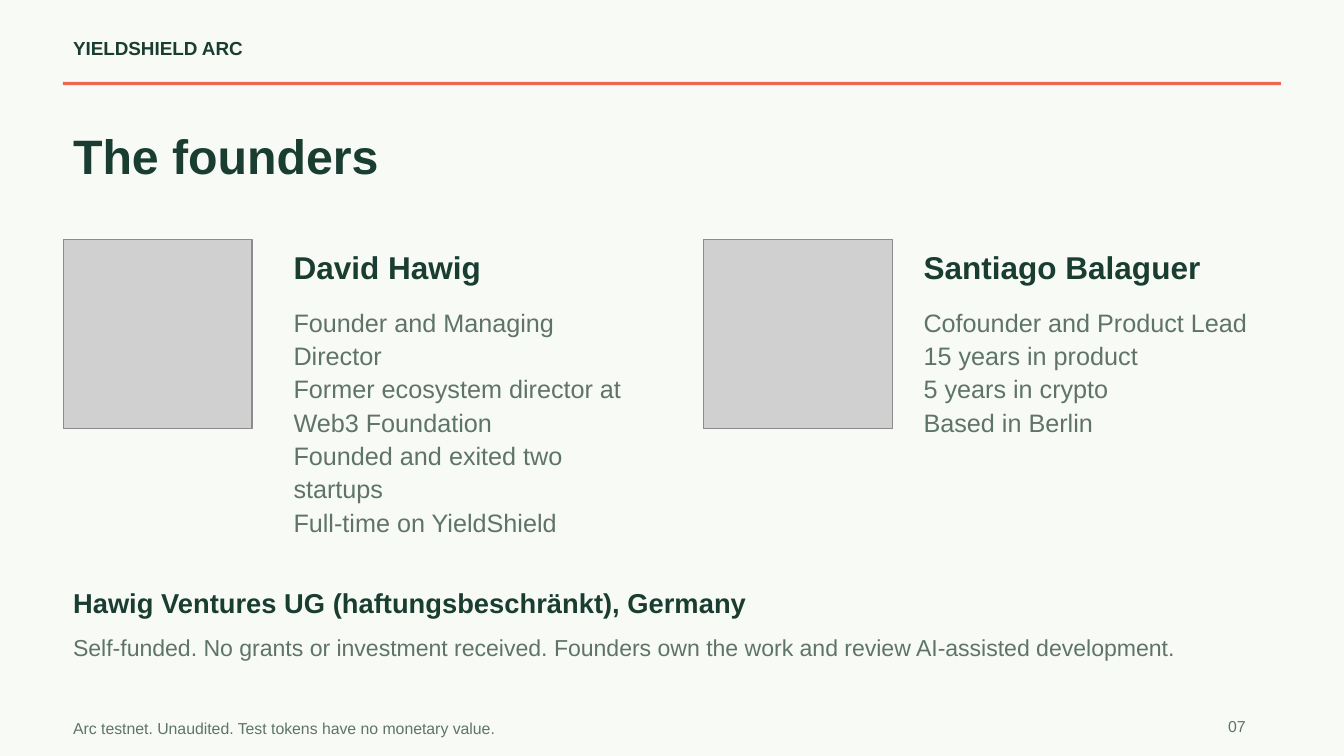
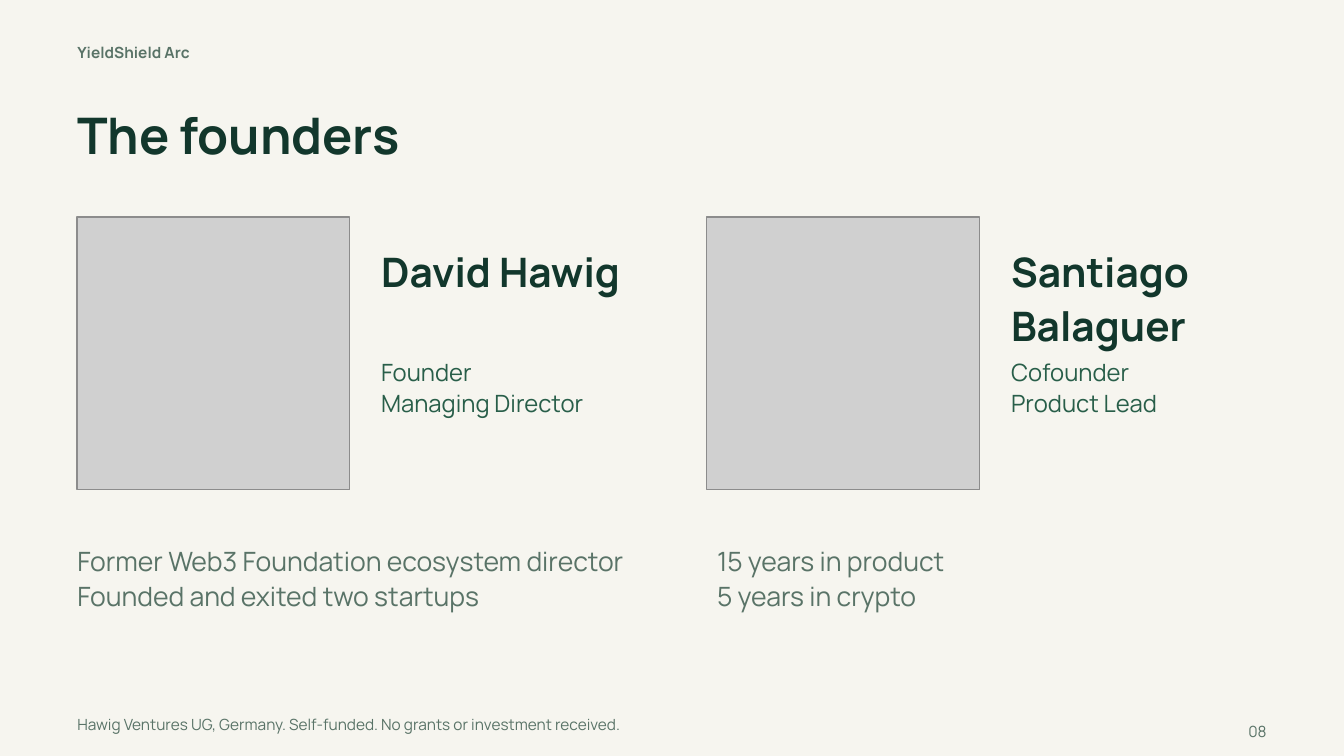
Before and after one commit to YieldShield/yieldshield-arc, a slide deck: slide 8 of docs/grants/deck/YieldShield-Arc-grant-deck.pptx (slide 7 before the commit). Drawn at 1344x756 pixels with LibreOffice and Linux fonts; fonts in the diff are those of the drawing; grey boxes stand for pictures. Boxes give left, top, right and bottom in pixels: in the first picture for what was removed or moved away, otherwise in the second. Text is boxed around its words. In the diff, an @@ line names an element or a change of style, - is before the commit and + after.

```diff
--- a/docs/grants/deck/YieldShield-Arc-grant-deck.pptx
+++ b/docs/grants/deck/YieldShield-Arc-grant-deck.pptx
@@ background #F8FAF6 to #F6F5EF @@
@@ text at (x1=77, y1=46, x2=189, y2=58): text changed; size 13.5 to 11 pt; font Arial to Manrope; text colour #193D31 to #597367 @@
-YIELDSHIELD ARC
+YieldShield Arc
@@ rectangle removed at (x1=63, y1=82, x2=1280, y2=85) @@
@@ text "The founders" moved from (x1=73, y1=139, x2=378, y2=175) to (x1=77, y1=117, x2=400, y2=155) @@
@@ text "The founders" at (x1=77, y1=117, x2=400, y2=155): size 34.5 to 36 pt, font Arial to Manrope, text colour #193D31 to #12372C @@
@@ picture resized from (x1=63, y1=240, x2=252, y2=430) to (x1=77, y1=217, x2=350, y2=490) @@
@@ text "David Hawig" moved from (x1=294, y1=256, x2=481, y2=285) to (x1=381, y1=257, x2=620, y2=298) @@
@@ text "David Hawig" at (x1=381, y1=257, x2=620, y2=298): size 22.5 to 29 pt, font Arial to Manrope, text colour #193D31 to #12372C @@
@@ picture resized from (x1=704, y1=240, x2=893, y2=430) to (x1=707, y1=217, x2=980, y2=490) @@
@@ text at (x1=1011, y1=257, x2=1189, y2=352): text changed; size 22.5 to 29 pt; font Arial to Manrope; text colour #193D31 to #12372C @@
-Santiago Balaguer
+Santiago
+Balaguer
@@ text removed at (x1=294, y1=314, x2=621, y2=532) @@
-Founder and Managing Director
-Former ecosystem director at Web3 Foundation
-Founded and exited two startups
-Full-time on YieldShield
@@ text at (x1=924, y1=314, x2=1247, y2=332): paragraph removed @@
-Cofounder and Product Lead
@@ text added at (x1=381, y1=364, x2=583, y2=418), 17 pt, text #285E49 @@
+Founder
+Managing Director
@@ text added at (x1=1011, y1=363, x2=1157, y2=413), 17 pt, text #285E49 @@
+Cofounder
+Product Lead
@@ text at (x1=924, y1=414, x2=1093, y2=432): paragraph removed @@
-Based in Berlin
@@ text "15 years in product" moved from (x1=924, y1=314, x2=1247, y2=432) to (x1=717, y1=551, x2=944, y2=613) @@
@@ text "15 years in product" at (x1=717, y1=551, x2=944, y2=613): size 18 to 19 pt, font Arial to Manrope, text colour #5F7468 to #597367 @@
@@ text added at (x1=77, y1=551, x2=624, y2=613), 19 pt, text #597367 @@
+Former Web3 Foundation ecosystem director
+Founded and exited two startups
@@ text removed at (x1=73, y1=593, x2=746, y2=617) @@
-Hawig Ventures UG (haftungsbeschränkt), Germany
@@ text at (x1=77, y1=718, x2=620, y2=734): text changed; size 16.5 to 11 pt; font Arial to Manrope; text colour #5F7468 to #597367 @@
-Self-funded. No grants or investment received. Founders own the work and review AI-assisted development.
+Hawig Ventures UG, Germany. Self-funded. No grants or investment received.
@@ text removed at (x1=73, y1=722, x2=495, y2=737) @@
-Arc testnet. Unaudited. Test tokens have no monetary value.
@@ text removed at (x1=1228, y1=721, x2=1246, y2=732) @@
-07
@@ text added at (x1=1248, y1=725, x2=1266, y2=737), 11 pt, text #597367 @@
+08
```
Also in this commit, not shown: 2 other slides changed, 6 slides added, 5 slides removed, 3 other files.
